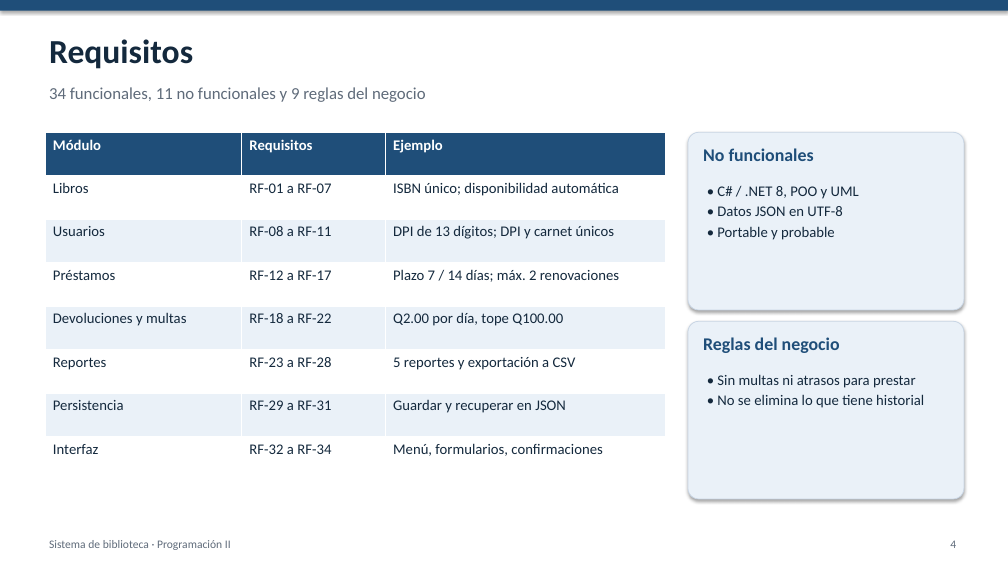
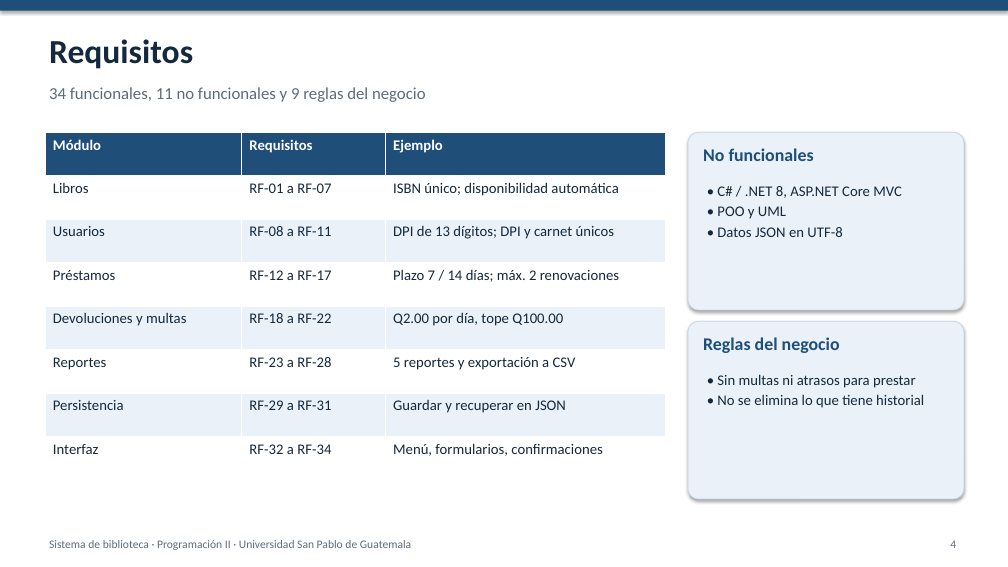
Before and after one commit to USPG-Angels-Workspace/sistema-biblioteca, a slide deck: slide 4 of docs/Presentacion.pptx. Drawn at 1008x567 pixels with LibreOffice and Linux fonts; fonts in the diff are those of the drawing. Boxes give left, top, right and bottom in pixels: in the first picture for what was removed or moved away, otherwise in the second. Text is boxed around its words. In the diff, an @@ line names an element or a change of style, - is before the commit and + after.

```diff
--- a/docs/Presentacion.pptx
+++ b/docs/Presentacion.pptx
@@ text at (717, 186, 902, 219): text changed @@
-• C# / .NET 8, POO y UML
+• C# / .NET 8, ASP.NET Core MVC
+• POO y UML
@@ text at (717, 226, 835, 240): paragraph removed @@
-• Portable y probable
@@ text at (49, 540, 411, 550): text changed @@
-Sistema de biblioteca · Programación II
+Sistema de biblioteca · Programación II · Universidad San Pablo de Guatemala
```
Also in this commit, not shown: 15 other slides changed, 2 slides added, 2 slides removed.
